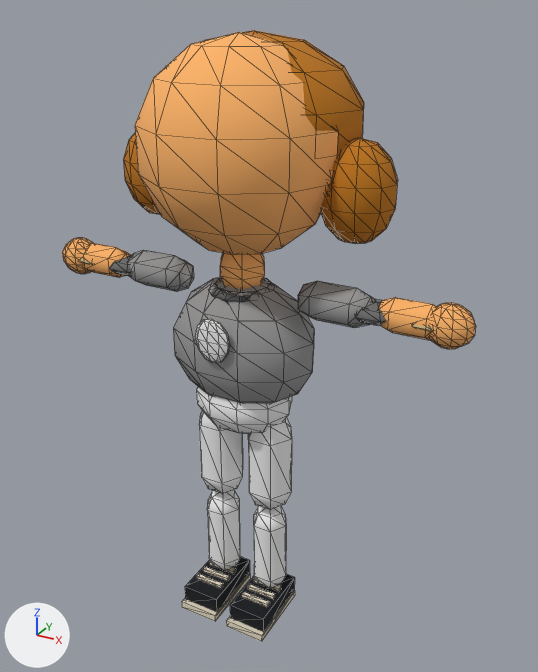
Renders of the glTF model public/v2/models/kid_clover.glb from each side of a commit.
Camera for both pictures: a 50 mm camera at (2.35, -3.92, 4.12) aimed at (0.09, 0.18, 2.07). Lighting does not change. The marker at lower left points along +X, +Y and +Z. The picture after the commit comes second. Mesh edges are drawn as thin lines. Objects named as collision shapes, trigger or cutter boxes, shadow casters or lower levels of detail are left out. Vertices at exactly the same position are counted once.

Script lines for the objects in view, before the commit:
```python
me_kid_clover_lod0 = bpy.data.meshes.new('kid_clover_LOD0')
me_kid_clover_lod0.from_pydata(...)  # 1333 vertices, 2160 faces; spans x -1.51..1.51, y -0.57..0.73, z -0.06..4.0
# faces by material slot: [702, 906, 360, 192]
me_kid_clover_lod0.materials.append(mat_m_body)
me_kid_clover_lod0.materials.append(mat_m_uniform)
me_kid_clover_lod0.materials.append(mat_m_hair)
me_kid_clover_lod0.materials.append(mat_m_accessory)
ob_kid_clover_lod0 = bpy.data.objects.new('kid_clover_LOD0', me_kid_clover_lod0)
ob_kid_clover_lod0.location = (0.0, 0.0, 0.0)
```
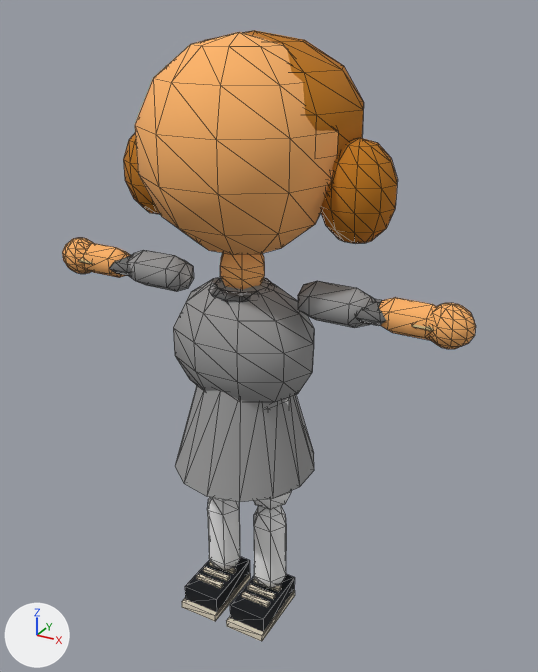
The change, as a list of edits to the scene's bpy script:
```text
Change me_kid_clover_lod0:
    used by ob_kid_clover_lod0; location = (0.0, 0.0, 0.0)
    remove me_kid_clover_lod0.from_pydata(...)  # 1333 vertices, 2160 faces; spans x -1.51..1.51, y -0.57..0.73, z -0.06..4.0
    add me_kid_clover_lod0.from_pydata(...)  # 1318 vertices, 2134 faces; spans x -1.51..1.51, y -0.57..0.73, z -0.06..4.0
    me_kid_clover_lod0 part 1: a new loose piece of 32 vertices spanning x -0.49..0.49, y -0.5..0.5, z 1.15..1.85, in mat_m_uniform
    me_kid_clover_lod0 part 2: the loose piece of 51 vertices spanning x -0.13..0.12, y -0.41..-0.35, z 2.08..2.38 is deleted
    other edits to the shape of me_kid_clover_lod0 do not show in these pictures
```

Pixel boxes (x1, y1, x2, y2) of what changed, in the pictures (538 x 672 px):
part 1 of me_kid_clover_lod0, added: after (175, 386, 314, 502)
part 2 of me_kid_clover_lod0, deleted: before (195, 319, 230, 363)
